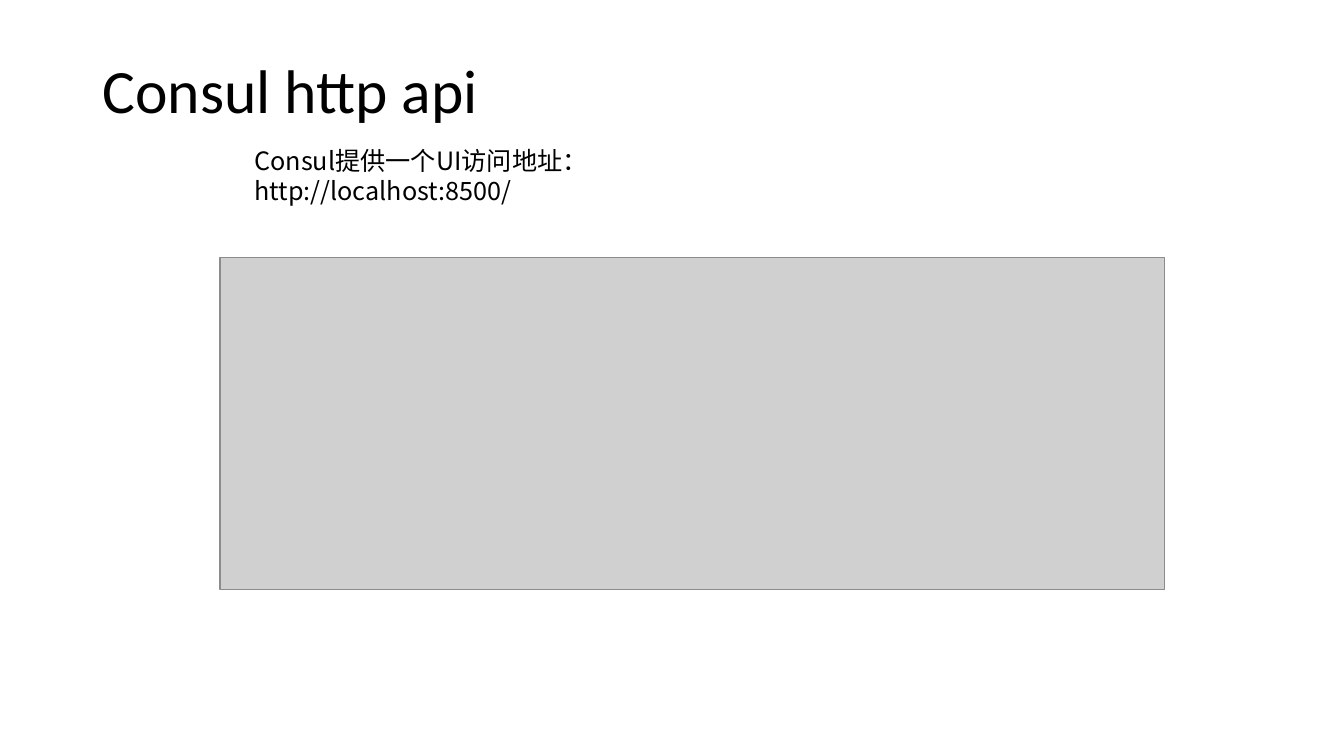
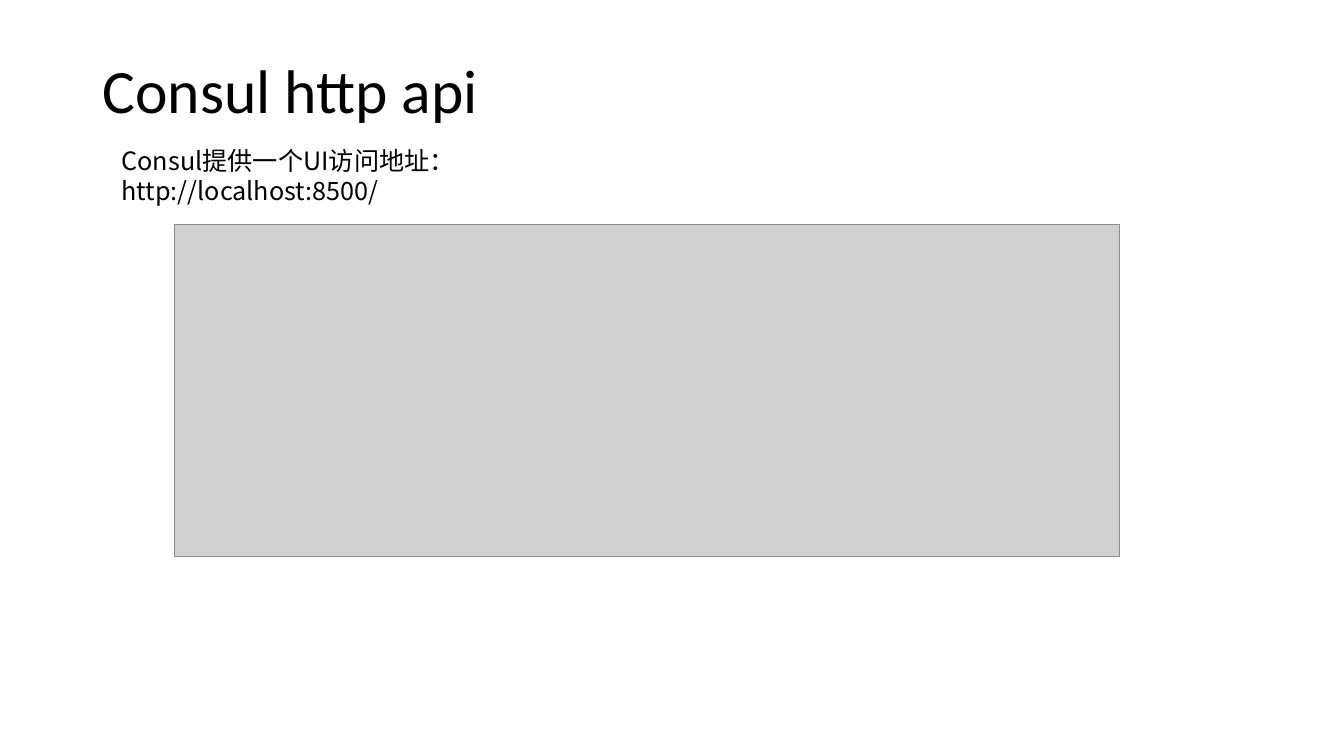
Before and after one commit to axzxs2001/HisMicroserviceSample, a slide deck: slide 22 of HisMicroserviceSample/Doc/基于.net core微服务.pptx (slide 20 before the commit). Drawn at 1344x756 pixels with LibreOffice and Linux fonts; fonts in the diff are those of the drawing; grey boxes stand for pictures; background and template pictures are left out. Boxes give left, top, right and bottom in pixels: in the first picture for what was removed or moved away, otherwise in the second. Text is boxed around its words. In the diff, an @@ line names an element or a change of style, - is before the commit and + after.

```diff
--- a/HisMicroserviceSample/Doc/基于.net core微服务.pptx
+++ b/HisMicroserviceSample/Doc/基于.net core微服务.pptx
@@ text "Consul提供一个UI访问地址：": place and size @@
-text "Consul提供一个UI访问地址：" at box(254, 148, 587, 206)
+text "Consul提供一个UI访问地址：" at box(122, 148, 455, 206)
@@ picture: place and size @@
-picture at box(220, 257, 1166, 589)
+picture at box(174, 225, 1120, 557)
```
Also in this commit, not shown: 8 other slides changed, 5 slides added, 3 slides removed, 3 other files.
